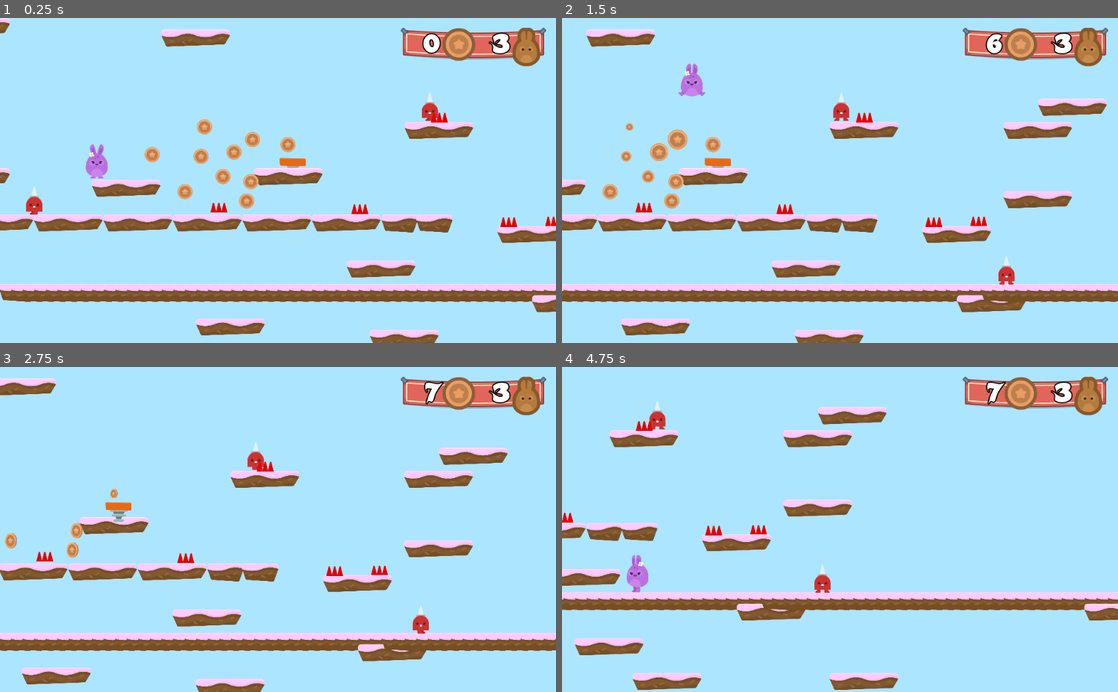
Above: before the commit, frames 1-4 (two rows, left to right).
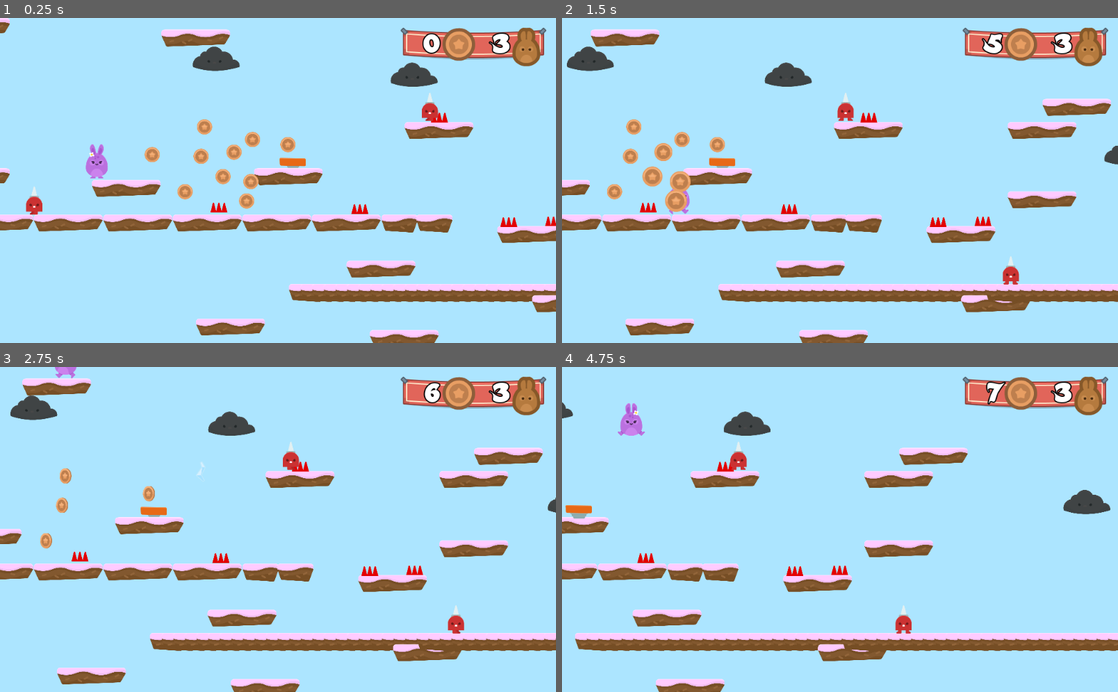
Above: after the commit, the same moments.

Repository: YoavHortman/HoppyDays
Game: Godot game, scene res://Scenes/Levels/Level1.tscn
Two runs of this game, one before a commit and one after it. Both use one fixed random seed, a clock stepped at 60 frames per second and the inputs below.
Inputs:
- Up to frame 1 (0.25 s): no input
- Up to frame 2 (1.5 s): hold D (Right) from 0.53 s (still down); tap Space (Jump) at 0.77 s
- Up to frame 3 (2.75 s): tap Space (Jump) at 1.52 s; release D (Right) at 2.03 s; hold A (Left) from 2.03 s (still down)
- Up to frame 4 (4.75 s): release A (Left) at 2.78 s; hold D (Right) 2.78-4.28 s; tap Space (Jump) at 3.02, 3.77, 4.52 s; hold A (Left) from 4.28 s (still down)

The runs differ from the first frame. In frame 1, 3.7% of the frame differs, in the area x 0-79%, y 8-88%; in frame 2, 7.7%; in frame 3, 13%; in frame 4, 25%, in the area x 0-100%, y 10-100%.

Commit message:
Added a cloud firing a lightning and a way to finish the level, done with tutorial

Diff:
--- /dev/null
+++ b/Hazarads/Lightning.gd
@@ -0,0 +1,22 @@
+extends Node2D
+
+const speed = 300;
+
+func _ready():
+	set_as_toplevel(true)
+	global_position = get_parent().global_position;
+
+func _on_VisibilityNotifier2D_screen_exited():
+	queue_free();
+
+func manage_collision():
+	var collider = $Area2D.get_overlapping_bodies();
+	for object in collider:
+		if object.name == "Player":
+			get_tree().call_group("GameState", "hurt");
+		queue_free();
+
+
+func _process(delta):
+	position.y += speed * delta;
+	manage_collision();
--- /dev/null
+++ b/Hazarads/Lightning.tscn
@@ -0,0 +1,34 @@
+[gd_scene load_steps=6 format=2]
+
+[ext_resource path="res://Hazarads/Lightning.gd" type="Script" id=1]
+[ext_resource path="res://GFX/Particles/lighting_blue.png" type="Texture" id=2]
+[ext_resource path="res://GFX/Particles/lighting_yellow.png" type="Texture" id=3]
+
+[sub_resource type="SpriteFrames" id=1]
+animations = [ {
+"frames": [ ExtResource( 2 ), ExtResource( 3 ) ],
+"loop": true,
+"name": "default",
+"speed": 5.0
+} ]
+
+[sub_resource type="RectangleShape2D" id=2]
+extents = Vector2( 25.8761, 54.1707 )
+
+[node name="Lightning" type="Node2D"]
+script = ExtResource( 1 )
+
+[node name="AnimatedSprite" type="AnimatedSprite" parent="."]
+frames = SubResource( 1 )
+frame = 1
+playing = true
+
+[node name="Area2D" type="Area2D" parent="."]
+collision_layer = 4
+collision_mask = 3
+
+[node name="CollisionShape2D" type="CollisionShape2D" parent="Area2D"]
+shape = SubResource( 2 )
+
+[node name="VisibilityNotifier2D" type="VisibilityNotifier2D" parent="Area2D"]
+[connection signal="screen_exited" from="Area2D/VisibilityNotifier2D" to="." method="_on_VisibilityNotifier2D_screen_exited"]
--- /dev/null
+++ b/Levels/Victory.tscn
@@ -0,0 +1,25 @@
+[gd_scene load_steps=2 format=2]
+
+[ext_resource path="res://Levels/GameOve.tscn" type="PackedScene" id=1]
+
+[node name="Victory" instance=ExtResource( 1 )]
+
+[node name="VBoxContainer" parent="CenterContainer" index="0"]
+margin_left = 223.0
+margin_right = 801.0
+
+[node name="Label" parent="CenterContainer/VBoxContainer" index="0"]
+margin_right = 578.0
+text = "You win!"
+
+[node name="HBoxContainer" parent="CenterContainer/VBoxContainer" index="1"]
+margin_right = 578.0
+
+[node name="RestartButton" parent="CenterContainer/VBoxContainer/HBoxContainer" index="0"]
+margin_left = 90.0
+margin_right = 142.0
+
+[node name="Label2" parent="CenterContainer/VBoxContainer/HBoxContainer" index="1"]
+margin_left = 146.0
+margin_right = 487.0
+text = "Play again"
--- a/Scenes/Levels/GameState.gd
+++ b/Scenes/Levels/GameState.gd
@@ -31,3 +31,6 @@
 
 func end_game():
 	get_tree().change_scene("res://Levels/GameOve.tscn");
+
+func win_game():
+	get_tree().change_scene("res://Levels/Victory.tscn");
--- a/Scenes/Levels/Level1.tscn
+++ b/Scenes/Levels/Level1.tscn
@@ -8,7 +8,9 @@
 [ext_resource path="res://items/JumpPad.tscn" type="PackedScene" id=6]
 [ext_resource path="res://GUI/GUI.tscn" type="PackedScene" id=7]
 [ext_resource path="res://items/Coin.tscn" type="PackedScene" id=8]
-[ext_resource path="res://npcs/Spikeman.tscn" type="PackedScene" id=9]
+[ext_resource path="res://npcs/Cloud.tscn" type="PackedScene" id=9]
+[ext_resource path="res://npcs/Spikeman.tscn" type="PackedScene" id=10]
+[ext_resource path="res://items/Portal.tscn" type="PackedScene" id=11]
 
 [node name="Level1" type="Node2D"]
 script = ExtResource( 1 )
@@ -20,9 +22,10 @@
 tile_set = ExtResource( 3 )
 collision_layer = 2
 format = 1
-tile_data = PoolIntArray( 65531, 0, 0, 65550, 0, 0, 458805,  …(220 unchanged characters)… , 0, 1376286, 0, 0, 1441892, 0, 0, 1507328, 1, 0, 1507329, 1, 0, 1507330, 1, 0, 1507331, 1, 0, 1507332, 1, 0, 1507333, 1, 0, 1507334, 1, 0, 1507335, 1, 0, 1507336, 1, 0, 1507337, 1, 0, 1507338, 1, 0, 1507339, 1, 0, 1507340, 1, 0, 1507341, 1, 0, 1507342, 1, 0, 1507343, 1, 0, 1507344, 1, 0, 1507345, 1, 0, 1507346, 1, 0, 1507347, 1, 0, 1507348, 1, 0, 1507349, 1, 0, 1507350, 1, 0, 1507351, 1, 0, 1507352, 1, 0, 1507353, 1, 0, 1507354, 1, 0, 1507355, 1, 0,  …(2820 unchanged characters)…
+tile_data = PoolIntArray( 65531, 0, 0, 65550, 0, 0, 458805,  …(220 unchanged characters)… , 0, 1376286, 0, 0, 1441892, 0, 0, 1507353, 1, 0, 1507354, 1, 0, 1507355, 1, 0,  …(2820 unchanged characters)…
 
 [node name="Hazards" type="Node" parent="."]
+editor/display_folded = true
 
 [node name="SpikeTop" parent="Hazards" instance=ExtResource( 4 )]
 position = Vector2( 1214.32, 1050.55 )
@@ -78,11 +81,25 @@
 [node name="Coin10" parent="." instance=ExtResource( 8 )]
 position = Vector2( 1367.72, 1013.12 )
 
-[node name="SpikeMan" parent="." instance=ExtResource( 9 )]
+[node name="NPCs" type="Node" parent="."]
+
+[node name="Cloud" parent="NPCs" instance=ExtResource( 9 )]
+position = Vector2( 1272.28, 225.727 )
+
+[node name="Cloud2" parent="NPCs" instance=ExtResource( 9 )]
+position = Vector2( 2365.51, 314.247 )
+
+[node name="Cloud3" parent="NPCs" instance=ExtResource( 9 )]
+position = Vector2( 4242.14, 747.997 )
+
+[node name="SpikeMan" parent="NPCs" instance=ExtResource( 10 )]
 position = Vector2( 3317.19, 1397.69 )
 
-[node name="SpikeMan2" parent="." instance=ExtResource( 9 )]
+[node name="SpikeMan2" parent="NPCs" instance=ExtResource( 10 )]
 position = Vector2( 218.972, 1011 )
 
-[node name="SpikeMan3" parent="." instance=ExtResource( 9 )]
+[node name="SpikeMan3" parent="NPCs" instance=ExtResource( 10 )]
 position = Vector2( 2404.97, 492.01 )
+
+[node name="Portal" parent="." instance=ExtResource( 11 )]
+position = Vector2( 4987.16, 993.605 )
--- /dev/null
+++ b/items/Portal.gd
@@ -0,0 +1,6 @@
+extends Node2D
+
+
+
+func _on_Area2D_body_entered(body):
+	get_tree().call_group("GameState", "win_game");
--- /dev/null
+++ b/items/Portal.tscn
@@ -0,0 +1,62 @@
+[gd_scene load_steps=7 format=2]
+
+[ext_resource path="res://items/Portal.gd" type="Script" id=1]
+[ext_resource path="res://GFX/Items/portal_yellow.png" type="Texture" id=2]
+[ext_resource path="res://GFX/Particles/portal_yellowParticle.png" type="Texture" id=3]
+
+[sub_resource type="RectangleShape2D" id=1]
+extents = Vector2( 113.87, 41.7718 )
+
+[sub_resource type="Animation" id=2]
+resource_name = "PortalStrech"
+length = 2.0
+loop = true
+tracks/0/type = "value"
+tracks/0/path = NodePath(".:scale")
+tracks/0/interp = 1
+tracks/0/loop_wrap = true
+tracks/0/imported = false
+tracks/0/enabled = true
+tracks/0/keys = {
+"times": PoolRealArray( 0, 1.1 ),
+"transitions": PoolRealArray( 1, 1 ),
+"update": 0,
+"values": [ Vector2( 1, 1 ), Vector2( 1.25, 1 ) ]
+}
+
+[sub_resource type="ParticlesMaterial" id=3]
+emission_shape = 1
+emission_sphere_radius = 128.0
+flag_disable_z = true
+gravity = Vector3( 0, 0, 0 )
+initial_velocity = 15.0
+angular_velocity = 1.20512e-43
+orbit_velocity = 0.25
+orbit_velocity_random = 0.0
+radial_accel = 25.0
+
+[node name="Portal" type="Node2D"]
+script = ExtResource( 1 )
+
+[node name="Area2D" type="Area2D" parent="."]
+scale = Vector2( 1.03135, 1 )
+collision_layer = 8
+collision_mask = 513
+
+[node name="CollisionShape2D" type="CollisionShape2D" parent="Area2D"]
+shape = SubResource( 1 )
+
+[node name="Sprite" type="Sprite" parent="Area2D"]
+texture = ExtResource( 2 )
+
+[node name="AnimationPlayer" type="AnimationPlayer" parent="Area2D"]
+autoplay = "PortalStrech"
+anims/PortalStrech = SubResource( 2 )
+
+[node name="Particles2D" type="Particles2D" parent="Area2D"]
+amount = 24
+lifetime = 2.0
+randomness = 1.0
+process_material = SubResource( 3 )
+texture = ExtResource( 3 )
+[connection signal="body_entered" from="Area2D" to="." method="_on_Area2D_body_entered"]
--- /dev/null
+++ b/npcs/Cloud.gd
@@ -0,0 +1,17 @@
+extends Node2D
+
+var timeout = false;
+
+func _process(delta):
+	if $Sprite/RayCast2D.is_colliding():
+		fire();
+
+
+func fire():
+	if not timeout:
+		$Sprite/RayCast2D.add_child(load("res://Hazarads/Lightning.tscn").instance());
+		$Sprite/Timer.start()
+		timeout = true;
+
+func _on_Timer_timeout():
+	timeout = false;
--- /dev/null
+++ b/npcs/Cloud.tscn
@@ -0,0 +1,43 @@
+[gd_scene load_steps=4 format=2]
+
+[ext_resource path="res://npcs/Cloud.gd" type="Script" id=1]
+[ext_resource path="res://GFX/Enemies/cloud.png" type="Texture" id=2]
+
+[sub_resource type="Animation" id=1]
+resource_name = "CloudDrift"
+length = 8.0
+loop = true
+step = 1.0
+tracks/0/type = "value"
+tracks/0/path = NodePath(".:position")
+tracks/0/interp = 1
+tracks/0/loop_wrap = true
+tracks/0/imported = false
+tracks/0/enabled = true
+tracks/0/keys = {
+"times": PoolRealArray( 0, 2, 6 ),
+"transitions": PoolRealArray( 1, 1, 1 ),
+"update": 0,
+"values": [ Vector2( -11.3213, 0 ), Vector2( -500, 0 ), Vector2( 500, 0 ) ]
+}
+
+[node name="Cloud" type="Node2D"]
+position = Vector2( 125.49, 0 )
+script = ExtResource( 1 )
+
+[node name="Sprite" type="Sprite" parent="."]
+self_modulate = Color( 0.286275, 0.286275, 0.286275, 1 )
+position = Vector2( -485.816, 0 )
+texture = ExtResource( 2 )
+
+[node name="AnimationPlayer" type="AnimationPlayer" parent="Sprite"]
+autoplay = "CloudDrift"
+anims/CloudDrift = SubResource( 1 )
+
+[node name="Timer" type="Timer" parent="Sprite"]
+
+[node name="RayCast2D" type="RayCast2D" parent="Sprite"]
+position = Vector2( 0, 60 )
+enabled = true
+cast_to = Vector2( 0, 750 )
+[connection signal="timeout" from="Sprite/Timer" to="." method="_on_Timer_timeout"]
Not shown: 1 places in Scenes/Levels/Level1.tscn that only renumber resources
